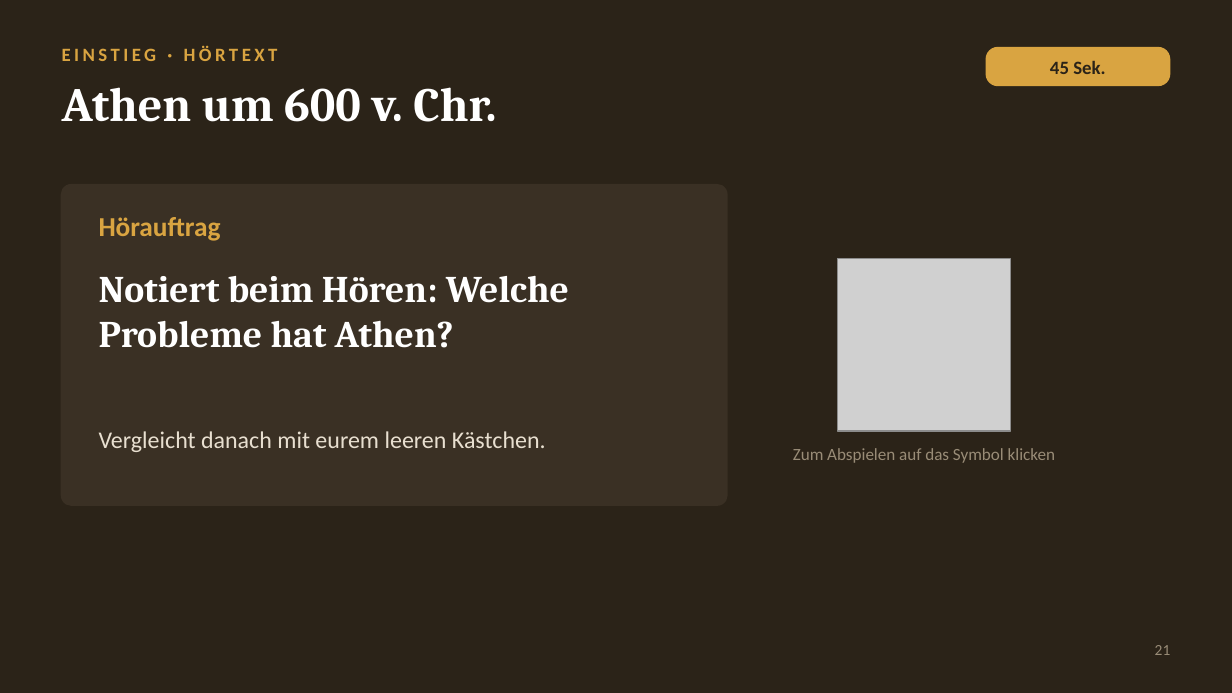
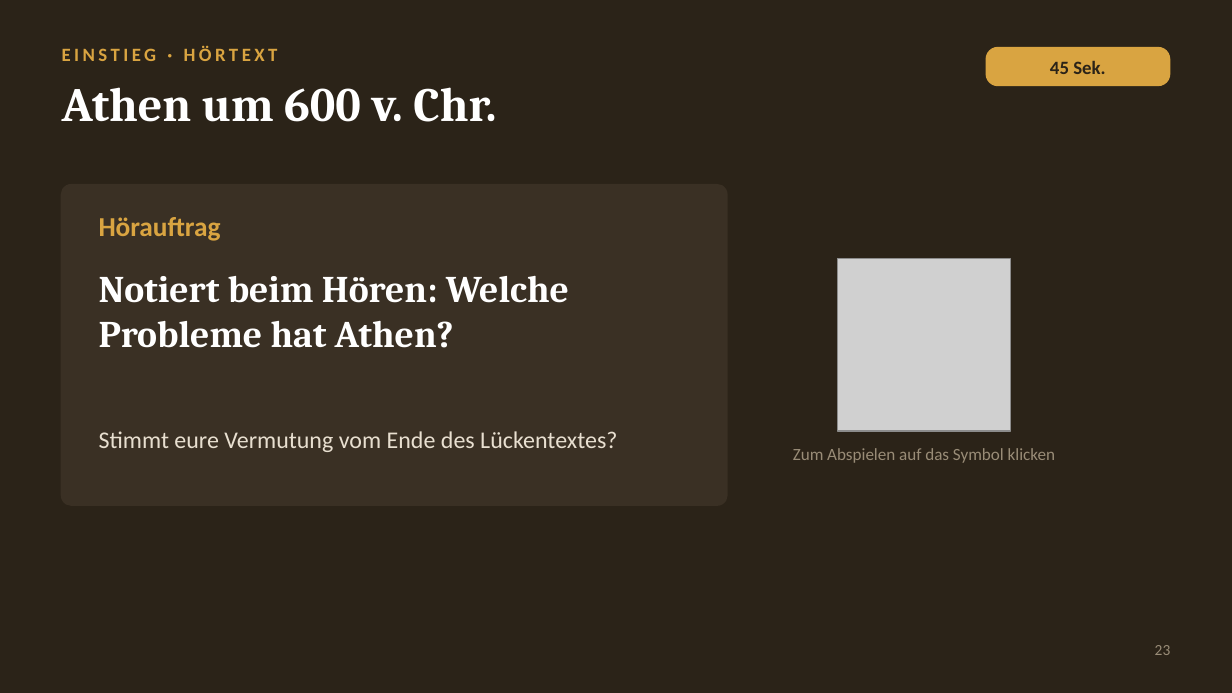
Before and after one commit to golzkonstantin-gif/Schule, a slide deck: slide 23 of Geschichte_11/Doppelstunde_Solon/Folien_Doppelstunde_Drakon_Solon.pptx (slide 21 before the commit). Drawn at 1232x693 pixels with LibreOffice and Linux fonts; fonts in the diff are those of the drawing; grey boxes stand for pictures. Boxes give left, top, right and bottom in pixels: in the first picture for what was removed or moved away, otherwise in the second. Text is boxed around its words. In the diff, an @@ line names an element or a change of style, - is before the commit and + after.

```diff
--- a/Geschichte_11/Doppelstunde_Solon/Folien_Doppelstunde_Drakon_Solon.pptx
+++ b/Geschichte_11/Doppelstunde_Solon/Folien_Doppelstunde_Drakon_Solon.pptx
@@ text at box(99, 431, 617, 452): text changed @@
-Vergleicht danach mit eurem leeren Kästchen.
+Stimmt eure Vermutung vom Ende des Lückentextes?
@@ text at box(1155, 645, 1171, 655): text changed @@
-21
+23
```
Also in this commit, not shown: 9 other slides changed, 3 slides added, 1 slide removed, 1 other file.
